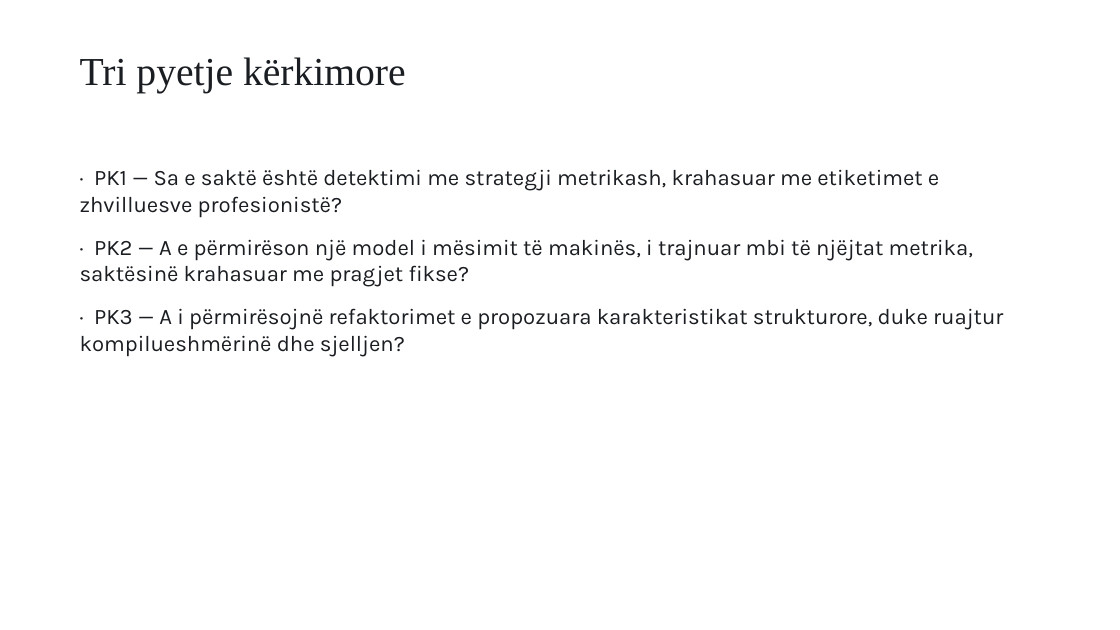
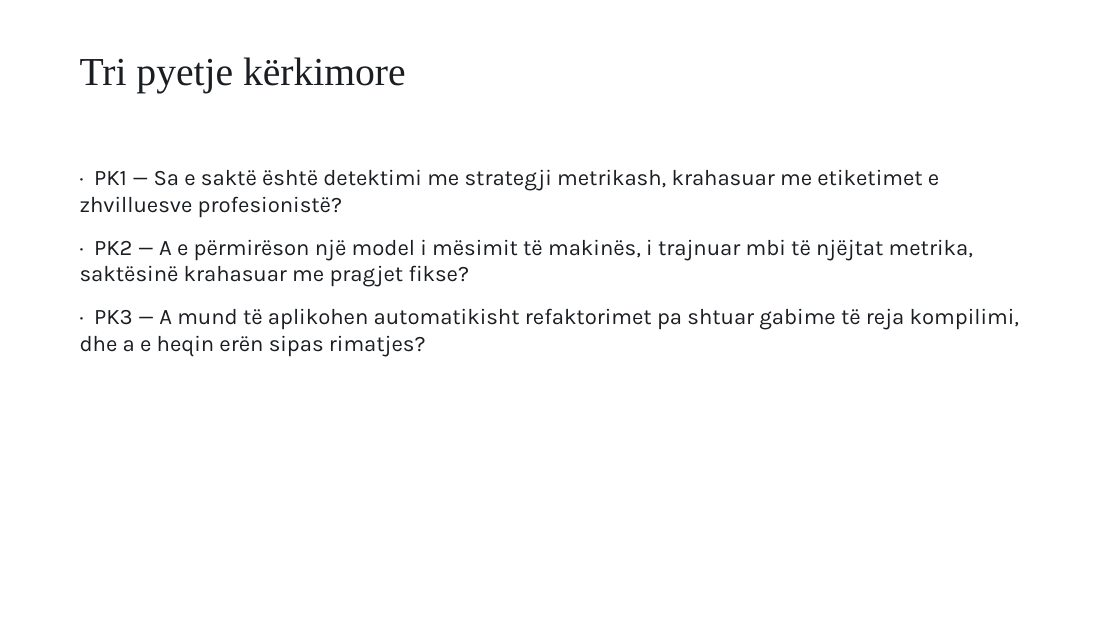
Before and after one commit to FlorentLatifi/Code-Smell-Detection-and-Refactoring-Recommendations, a slide deck: slide 3 of docs/thesis/Prezantimi_Florent_Latifi.pptx. Drawn at 1120x630 pixels with LibreOffice and Linux fonts; fonts in the diff are those of the drawing. Boxes give left, top, right and bottom in pixels: in the first picture for what was removed or moved away, otherwise in the second. Text is boxed around its words. In the diff, an @@ line names an element or a change of style, - is before the commit and + after.

Commit message:
Ndreq kapitujt 1-4 sipas komenteve te mentores
Kontributi dhe transformimi i sigurt te Hyrja, dallimi nga studimet te
Hendeku, PK3 sipas asaj qe matet, shkronja e titujve dhe versioni me
kapitujt 1-4 per mentoren (VD-141).

```diff
--- a/docs/thesis/Prezantimi_Florent_Latifi.pptx
+++ b/docs/thesis/Prezantimi_Florent_Latifi.pptx
@@ text at (80,308,1019,357): text changed @@
-· PK3 — A i përmirësojnë refaktorimet e propozuara karakteristikat strukturore, duke ruajtur kompilueshmërinë dhe sjelljen?
+· PK3 — A mund të aplikohen automatikisht refaktorimet pa shtuar gabime të reja kompilimi, dhe a e heqin erën sipas rimatjes?
```
Also in this commit, not shown: 2 other slides changed, 7 other files.
